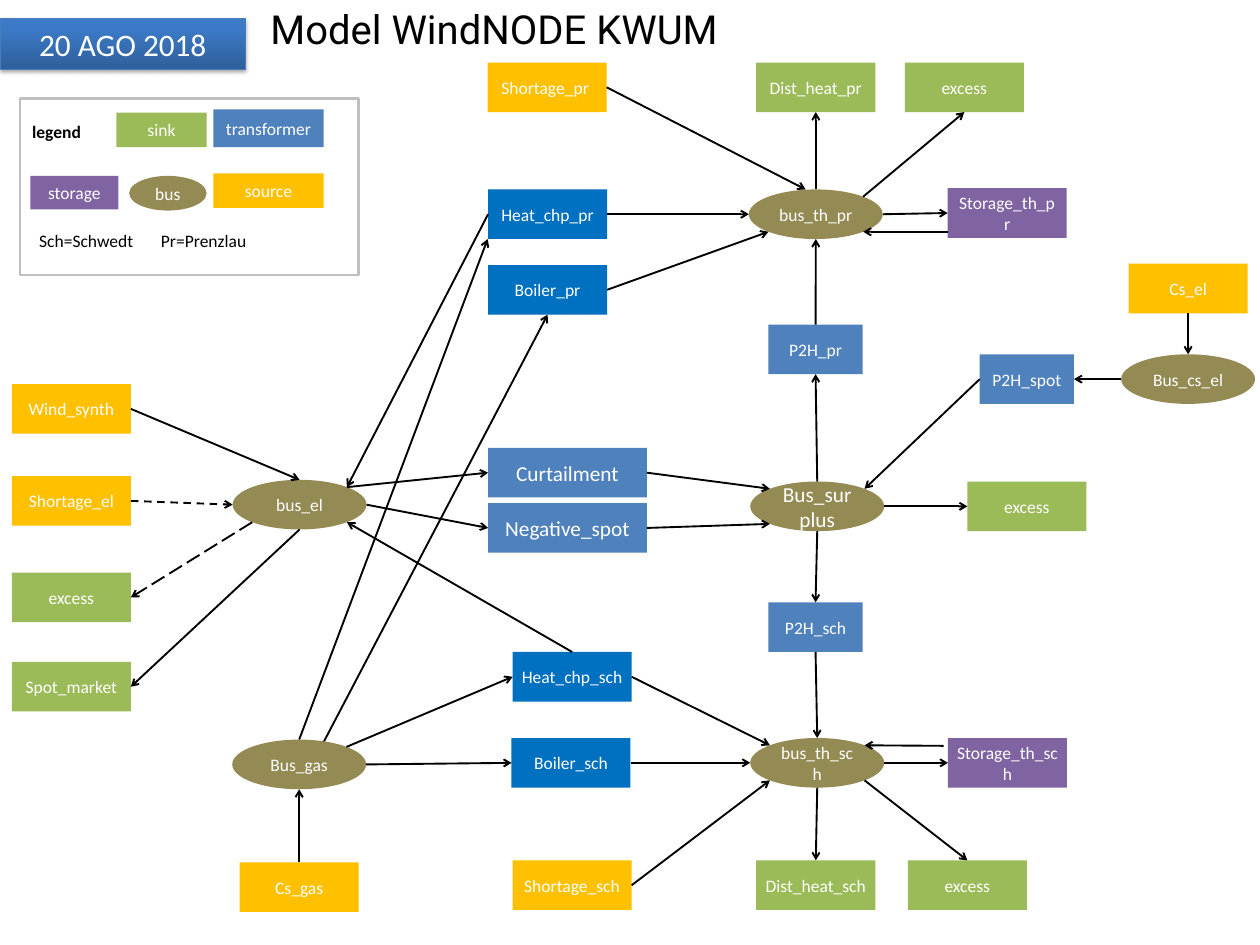
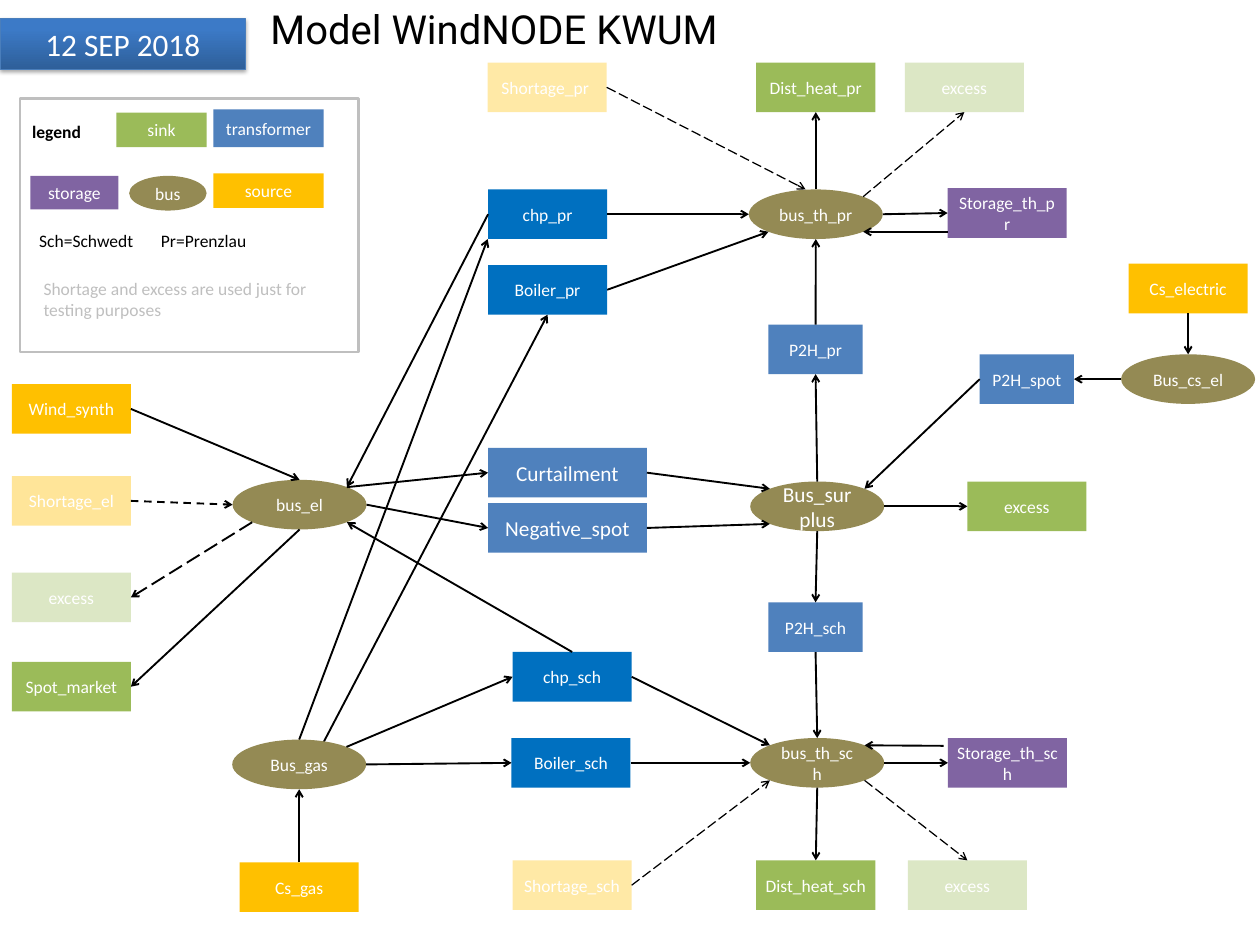
Before and after one commit to windnode/WindNODE_KWUM, a slide deck: slide 1 of windnode_kwum/docs/Modell_KWUM.pptx. Drawn at 1260x945 pixels with LibreOffice and Linux fonts; fonts in the diff are those of the drawing. Boxes give left, top, right and bottom in pixels: in the first picture for what was removed or moved away, otherwise in the second. Text is boxed around its words. In the diff, an @@ line names an element or a change of style, - is before the commit and + after.

Commit message:
Model WindNODE KWUM diagram update in ppt

```diff
--- a/windnode_kwum/docs/Modell_KWUM.pptx
+++ b/windnode_kwum/docs/Modell_KWUM.pptx
@@ text in rectangle at (45,34,200,56): text changed @@
-20 AGO 2018
+12 SEP 2018
@@ rectangle at (488,62,607,112): fill #FFC000 to #FFC000 at 35% opacity @@
@@ text in rectangle at (501,82,589,97): text removed @@
-Shortage_pr
@@ arrow (607, 87) - (805, 190): stroke #000000 1.5 pt to #000000 1 pt dashed @@
@@ text in rectangle at (942,85,987,94): text removed @@
-excess
@@ rectangle: place and size @@
-rectangle at (20,99,359,275)
+rectangle at (20,99,359,353)
@@ arrow (863, 197) - (964, 112): stroke #000000 1.5 pt to #000000 1 pt dashed @@
@@ text in rectangle at (523,209,573,224): text changed @@
-Heat_chp_pr
+chp_pr
@@ text added at (44,283,306,319), 14 pt, text #BFBFBF @@
+Shortage and excess are used just for testing purposes
@@ text in rectangle at (1149,283,1226,298): text changed @@
-Cs_el
+Cs_electric
@@ rectangle at (12,476,131,526): fill #FFC000 to #FFC000 at 40% opacity @@
@@ text in rectangle at (29,495,114,510): text removed @@
-Shortage_el
@@ text in rectangle at (49,595,94,604): text removed @@
-excess
@@ text in rectangle at (543,671,601,686): text changed @@
-Heat_chp_sch
+chp_sch
@@ arrow (632, 886) - (770, 780): stroke #000000 1.5 pt to #000000 1 pt dashed @@
@@ arrow (865, 780) - (968, 860): stroke #000000 1.5 pt to #000000 1 pt dashed @@
@@ rectangle at (513,860,632,910): fill #FFC000 to #FFC000 at 35% opacity @@
@@ fill #9BBB59 to #9BBB59 at 35% opacity in 3 elements at (12,572,131,622), (905,62,1023,112), (908,860,1027,910) @@
@@ text in rectangle at (524,880,620,895): text removed @@
-Shortage_sch
@@ text in rectangle at (945,883,990,892): text removed @@
-excess
```
